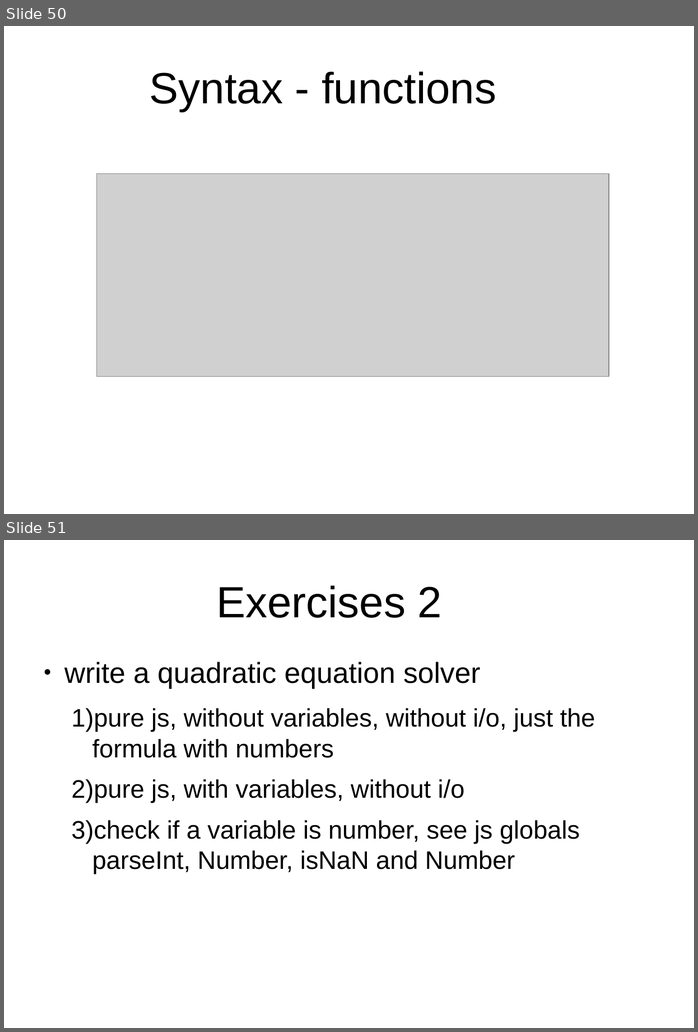
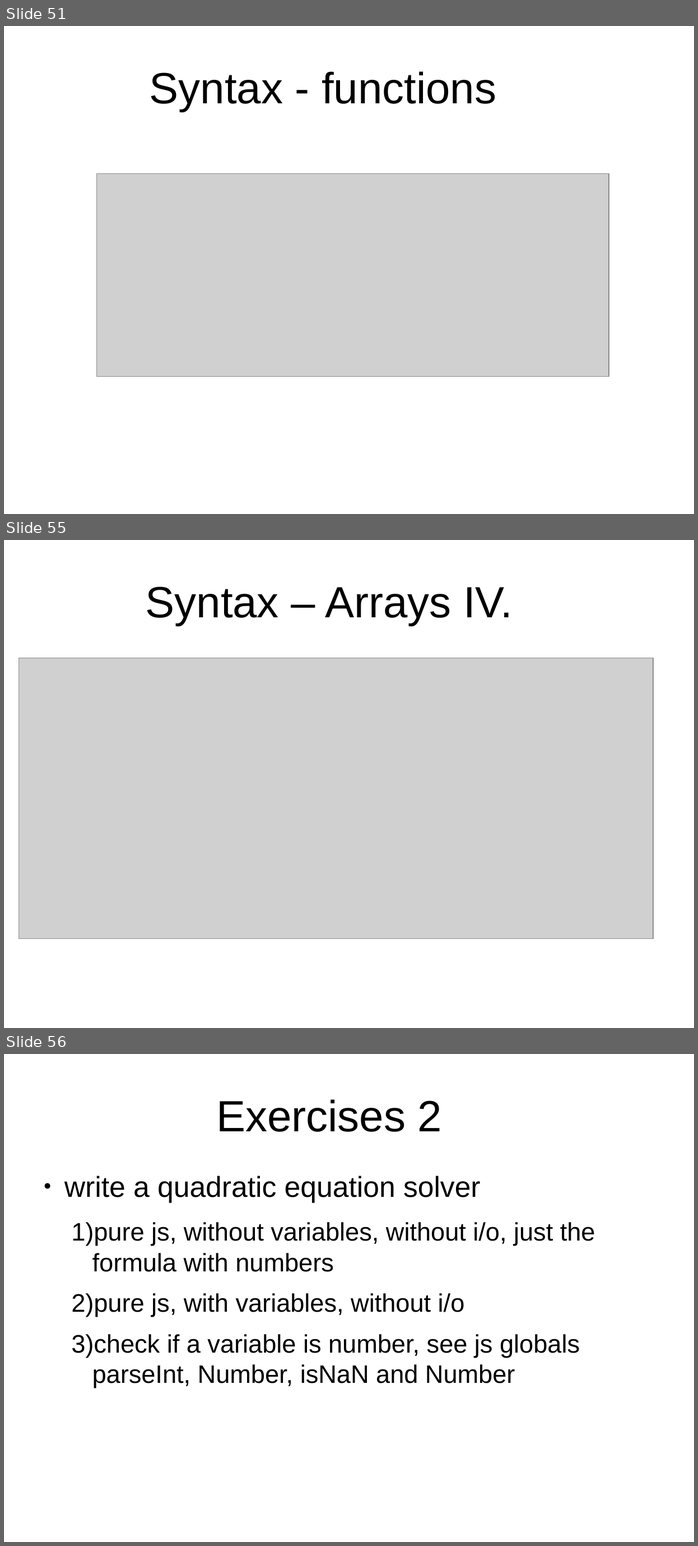
Before and after one commit to peterborkuti/other, a slide deck: JavaScriptBasics/jsbasics-slide.odp. Shown one above the other, each under a label of ours: slides 50 and 51 before the commit, slides 51, 55 and 56 after it; the slides between them are not shown. The pictures are 698x1032 and 698x1546 pixels, drawn with LibreOffice and Linux fonts; fonts in the diff are those of the drawing; grey boxes stand for pictures; background and template pictures are left out. Boxes give left, top, right and bottom in pixels: in the first picture for what was removed or moved away, otherwise in the second. Text is boxed around its words. In the diff, an @@ line names an element or a change of style, - is before the commit and + after.

Commit message:
array

```diff
--- a/JavaScriptBasics/jsbasics-slide.odp
+++ b/JavaScriptBasics/jsbasics-slide.odp
@@ slide 55 added at [4,540,694,1028], background #FFFFFF @@
@@ title added at [146,586,512,626], 53.3 pt, text #000000 @@
+Syntax – Arrays IV.
@@ picture added at [19,658,653,938] @@
@@ what was slide 50 is now slide 51 @@
@@ what was slide 51 is now slide 56 @@
```
Also in this commit, not shown: 1 slide changed, 4 other slides added, 1 other file.
